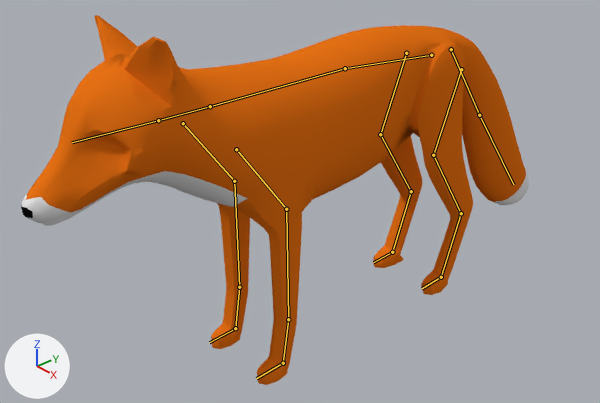
A saved change to the Blender file characters/fox/fox.blend.
One viewpoint serves both versions: a 50 mm camera at (0.861, -0.826, 0.831) aimed at (-0.055, -0.018, 0.212). Arrows for +X, +Y and +Z are at lower left; the lights stay in place. The bones that bend it are drawn over the model as lines.

Names of what the first picture shows: 'body'.
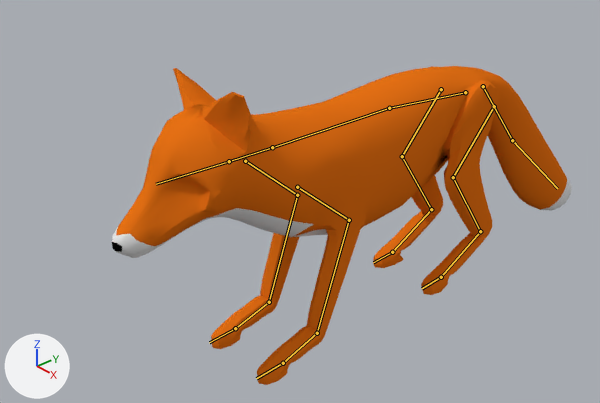
The newer file adds an action. The first version stands in its rest pose; the second is drawn at frame 4 of the action 'crouch'.

The edits, one by one:
Bone 'spine.lower' (bone_spine_lower) moves from (0.0, 0.0, 0.0) to (-0.009, -0.123, 0.082).
Bone 'leg.front.mid.l' (bone_leg_front_mid_l) moves from (0.0, 0.0, 0.0) to (0.0, 0.002, -0.002).
Bone 'leg.front.mid.l' (bone_leg_front_mid_l) turns from (0, 0, 0) to (-39, 0, 0) degrees about its own x, y and z.
Bone 'leg.front.lower.l' (bone_leg_front_lower_l) turns from (0, 0, 0) to (-8, 0, 0) degrees about its own x, y and z.
Bone 'leg.front.mid.r' (bone_leg_front_mid_r) moves from (0.0, 0.0, 0.0) to (0.0, 0.002, -0.002).
Bone 'leg.front.mid.r' (bone_leg_front_mid_r) turns from (0, 0, 0) to (-38, 0, 0) degrees about its own x, y and z.
Bone 'leg.front.lower.r' (bone_leg_front_lower_r) turns from (0, 0, 0) to (-7, 0, 0) degrees about its own x, y and z.
Bone 'spine.tail.pointer' (bone_spine_tail_pointer) moves from (0.0, 0.0, 0.0) to (0.0, 0.037, 0.052).

Pixel boxes (x1, y1, x2, y2) of what changed, in the pictures (600 x 403 px):
'body', posed (9% narrower, 14% shorter): before (21, 15, 529, 385); after (112, 66, 572, 385)
bone 'spine.lower', root to tip: before (431, 55) to (345, 68); after (465, 92) to (389, 108)
bone 'leg.front.mid.l', root to tip: before (286, 209) to (288, 319); after (349, 220) to (317, 333)
bone 'leg.front.lower.l', root to tip: before (288, 319) to (283, 363); after (317, 333) to (283, 363)
bone 'leg.front.mid.r', root to tip: before (234, 181) to (239, 287); after (297, 195) to (269, 302)
bone 'leg.front.lower.r', root to tip: before (239, 287) to (235, 328); after (269, 302) to (235, 328)
